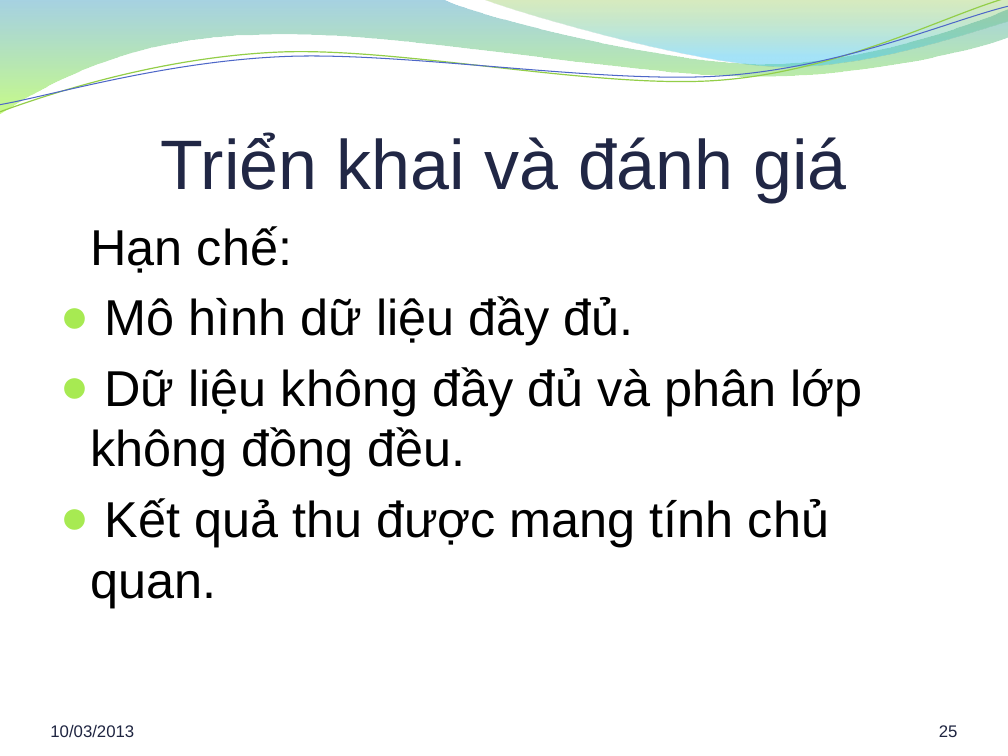
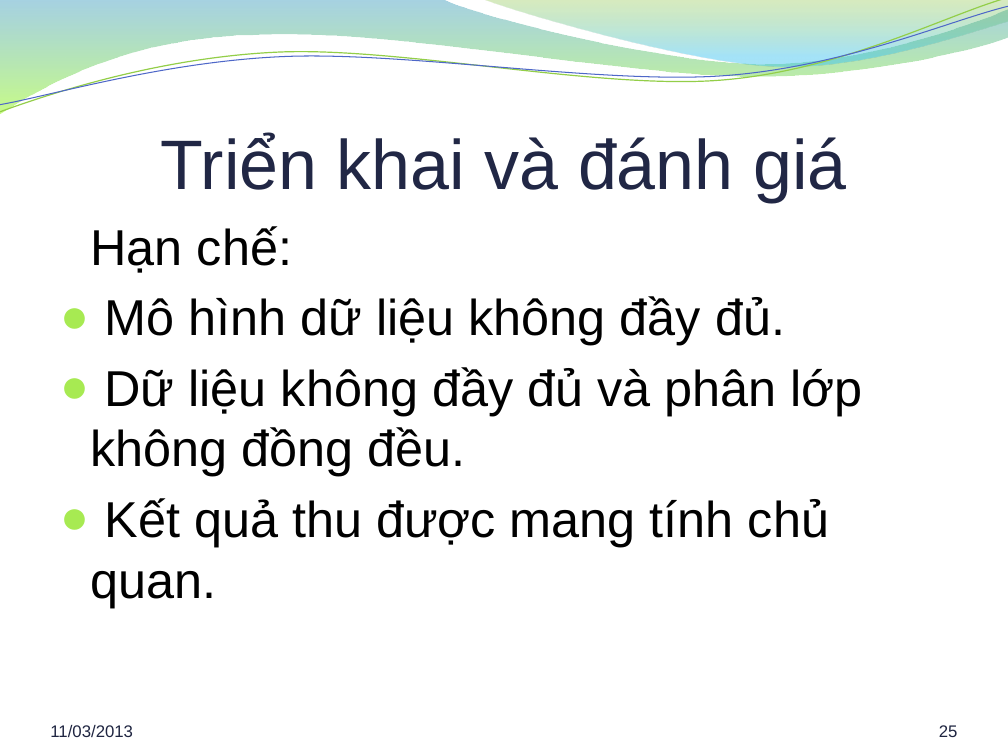
Before and after one commit to hung94it/benhvien, a slide deck: slide 25 of Diabetes/Documents/Report/Bao cao khoa luan.pptx. Drawn at 1008x756 pixels with LibreOffice and Linux fonts; fonts in the diff are those of the drawing; background and template pictures are left out. Boxes give left, top, right and bottom in pixels: in the first picture for what was removed or moved away, otherwise in the second. Text is boxed around its words. In the diff, an @@ line names an element or a change of style, - is before the commit and + after.

```diff
--- a/Diabetes/Documents/Report/Bao cao khoa luan.pptx
+++ b/Diabetes/Documents/Report/Bao cao khoa luan.pptx
@@ text at (105, 296, 785, 345): text changed @@
-● Mô hình dữ liệu đầy đủ.
+● Mô hình dữ liệu không đầy đủ.
@@ text at (50, 725, 133, 737): text changed @@
-10/03/2013
+11/03/2013
```
Also in this commit, not shown: 26 other slides changed.
